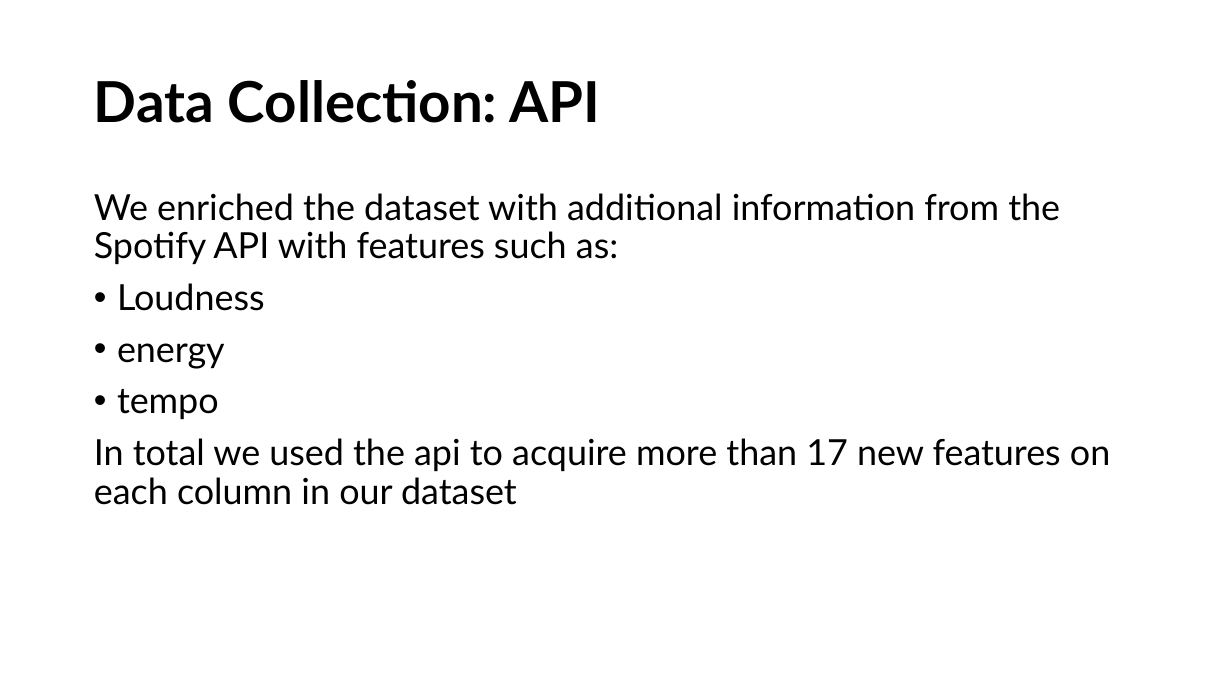
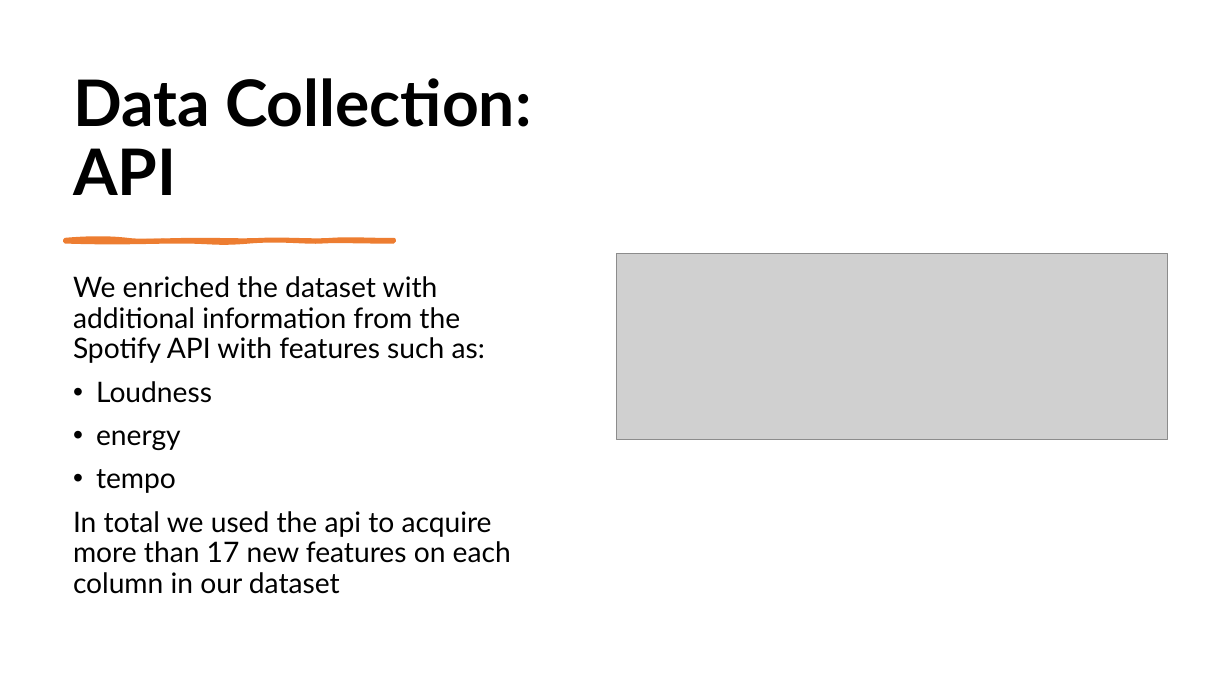
Before and after one commit to omersh1998/song-prediction-final-project, a slide deck: slide 4 of presentation/song_prediction.pptx. Drawn at 1232x693 pixels with LibreOffice and Linux fonts; fonts in the diff are those of the drawing; grey boxes stand for pictures. Boxes give left, top, right and bottom in pixels: in the first picture for what was removed or moved away, otherwise in the second. Text is boxed around its words. In the diff, an @@ line names an element or a change of style, - is before the commit and + after.

```diff
--- a/presentation/song_prediction.pptx
+++ b/presentation/song_prediction.pptx
@@ title "Data Collection: API" moved from (x1=94, y1=80, x2=600, y2=123) to (x1=73, y1=78, x2=531, y2=195) @@
@@ title "Data Collection: API" at (x1=73, y1=78, x2=531, y2=195): size 44 to 50 pt; vertical alignment middle to bottom @@
@@ text "We enriched the dataset with ..." moved from (x1=94, y1=193, x2=1110, y2=505) to (x1=73, y1=276, x2=511, y2=594) @@
@@ text "We enriched the dataset with ..." at (x1=73, y1=276, x2=511, y2=594): size 28 to 22 pt @@
@@ freeform shape added at (x1=65, y1=240, x2=394, y2=242), fill #ED7D31, outline #ED7D31 3 pt @@
@@ picture added at (x1=616, y1=253, x2=1168, y2=439) @@
```
Also in this commit, not shown: 8 other slides changed, 1 slide removed.
